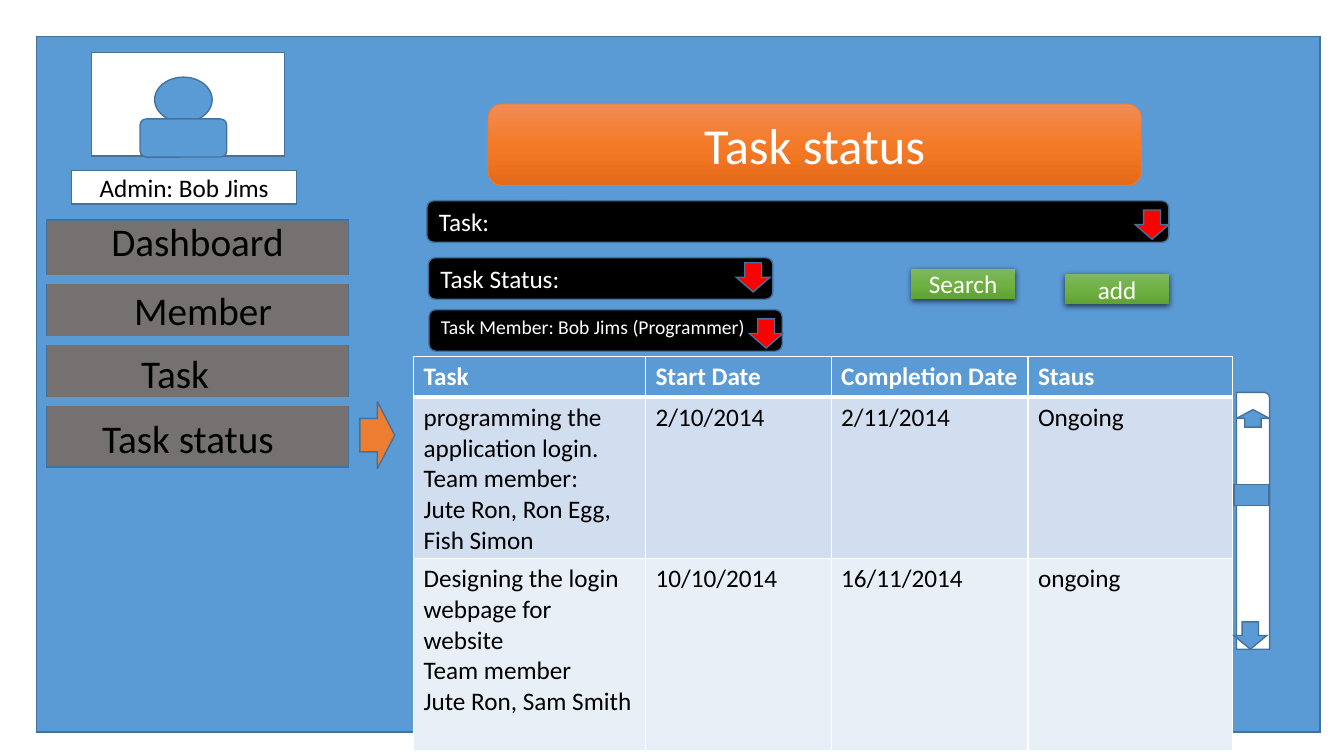
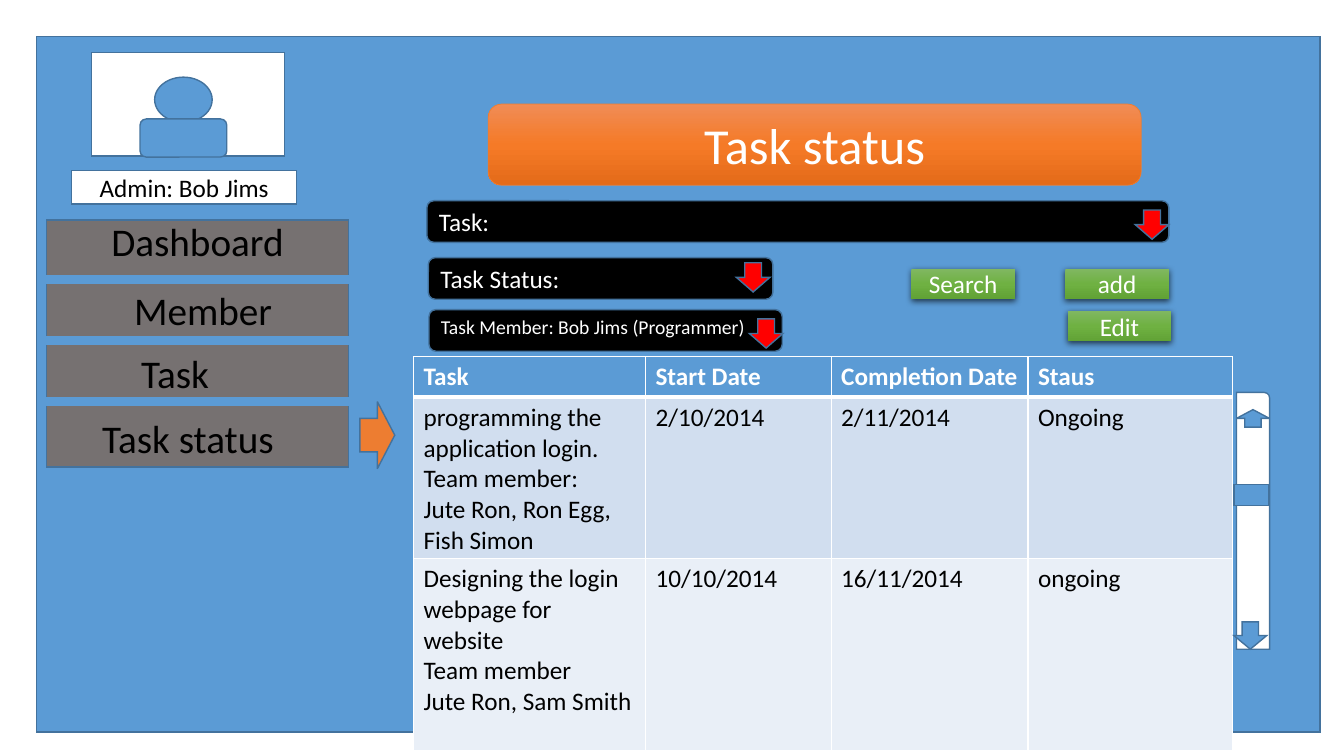
Before and after one commit to beatboxdave/Group-Project---Tasker-Group-10-, a slide deck: slide 11 of TASKERMAN2.pptx. Drawn at 1344x756 pixels with LibreOffice and Linux fonts; fonts in the diff are those of the drawing. Boxes give left, top, right and bottom in pixels: in the first picture for what was removed or moved away, otherwise in the second. Text is boxed around its words. In the diff, an @@ line names an element or a change of style, - is before the commit and + after.

```diff
--- a/TASKERMAN2.pptx
+++ b/TASKERMAN2.pptx
@@ rectangle "add" moved from (x1=1066, y1=274, x2=1170, y2=304) to (x1=1066, y1=268, x2=1170, y2=298) @@
@@ rectangle added at (x1=1068, y1=312, x2=1172, y2=342), fill gradient #81B861 to #6FB242 to #62A336, 18 pt, text #FFFFFF @@
+Edit
```
Also in this commit, not shown: 1 other slide changed, 1 other file.
